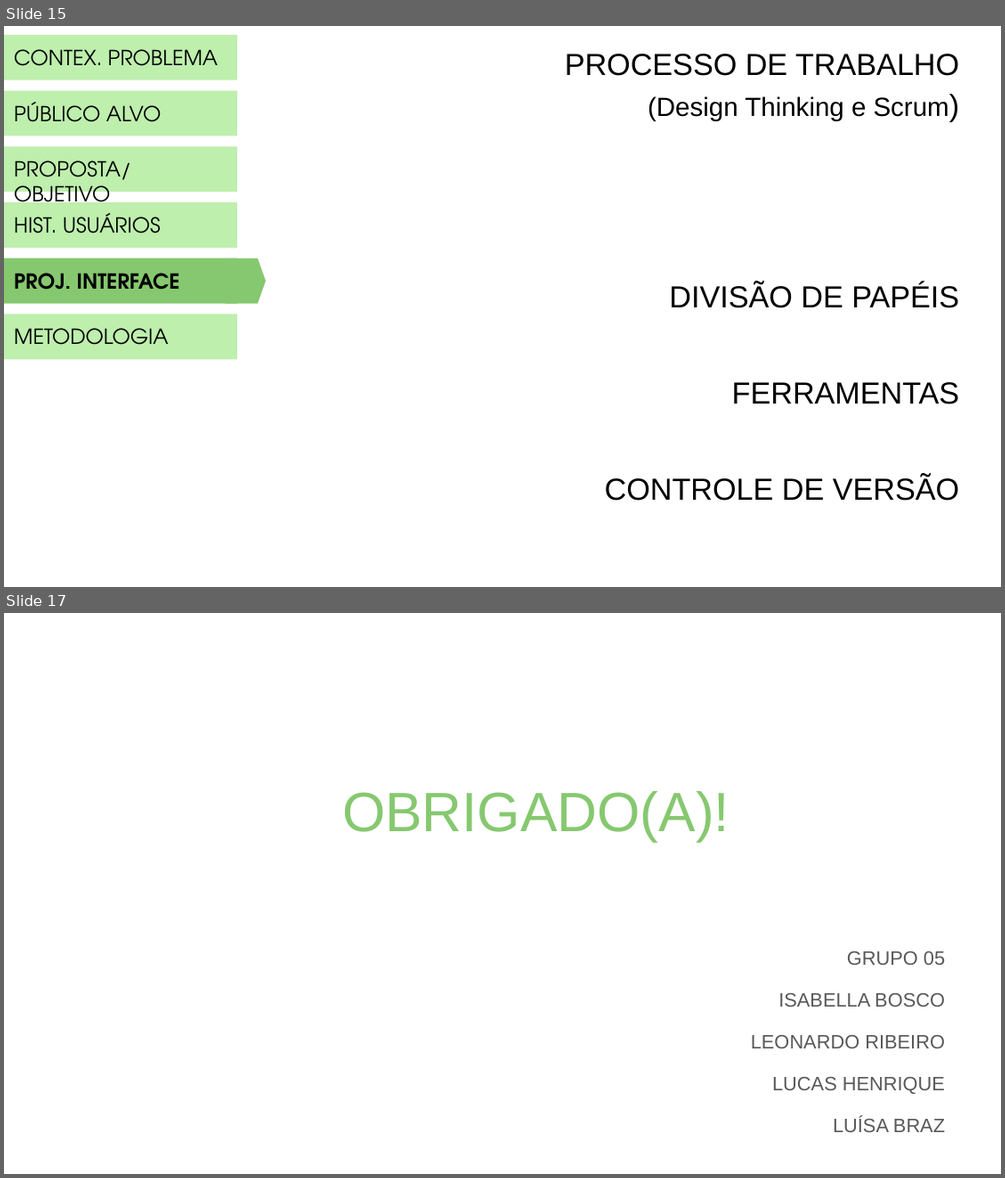
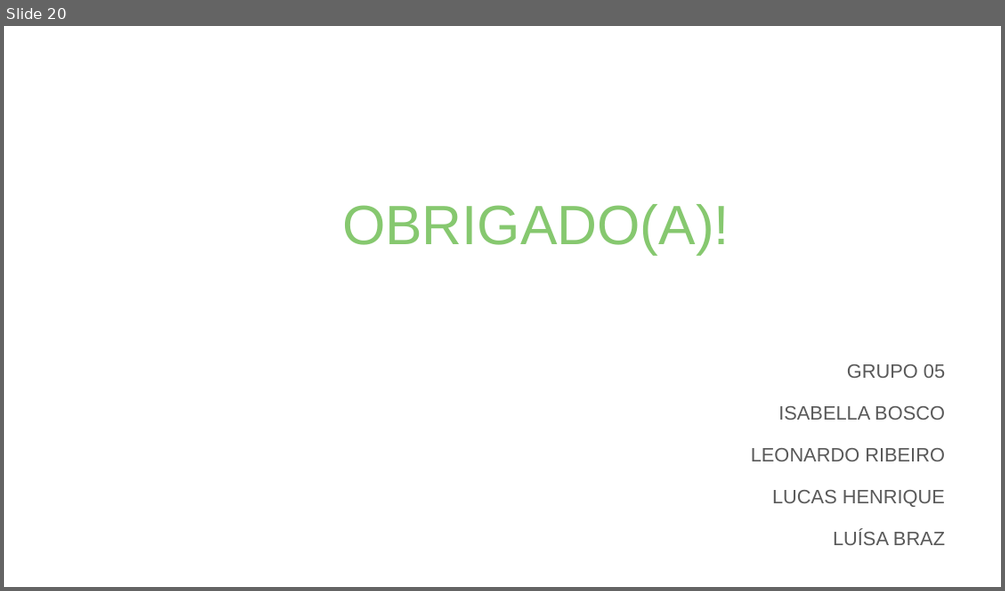
Before and after one commit to PSG-TIAPN-2022-1/psg-tiapn-2023-1-minha-avo-que-fez, a slide deck: docs/apresentacao/LANCHES DA VOVÓ.pptx. Shown one above the other, each under a label of ours: slides 15 and 17 before the commit, slide 20 after it; the slides between them are not shown. The pictures are 1005x1178 and 1005x591 pixels, drawn with LibreOffice and Linux fonts; fonts in the diff are those of the drawing. Boxes give left, top, right and bottom in pixels: in the first picture for what was removed or moved away, otherwise in the second. Text is boxed around its words. In the diff, an @@ line names an element or a change of style, - is before the commit and + after.

```diff
--- a/docs/apresentacao/LANCHES DA VOVÓ.pptx
+++ b/docs/apresentacao/LANCHES DA VOVÓ.pptx
@@ slide 15 removed at [4, 26, 1001, 587], background #FFFFFF @@
@@ rectangle removed at [4, 35, 237, 79] @@
-CONTEX. PROBLEMA
@@ text removed at [565, 54, 960, 500] @@
-PROCESSO DE TRABALHO
-(Design Thinking e Scrum)
-DIVISÃO DE PAPÉIS
-FERRAMENTAS
-CONTROLE DE VERSÃO
@@ rectangle removed at [4, 91, 237, 135] @@
-PÚBLICO ALVO
@@ rectangle removed at [4, 147, 237, 192] @@
-PROPOSTA/OBJETIVO
@@ rectangle removed at [4, 202, 237, 248] @@
-HIST. USUÁRIOS
@@ rectangle removed at [4, 258, 237, 303] @@
-PROJ. INTERFACE
@@ flow chart offpage connector removed at [226, 257, 266, 303] @@
@@ rectangle removed at [4, 314, 237, 359] @@
-METODOLOGIA
@@ what was slide 17 is now slide 20 @@
```
Also in this commit, not shown: 8 slides changed, 11 slides added, 7 other slides removed.
